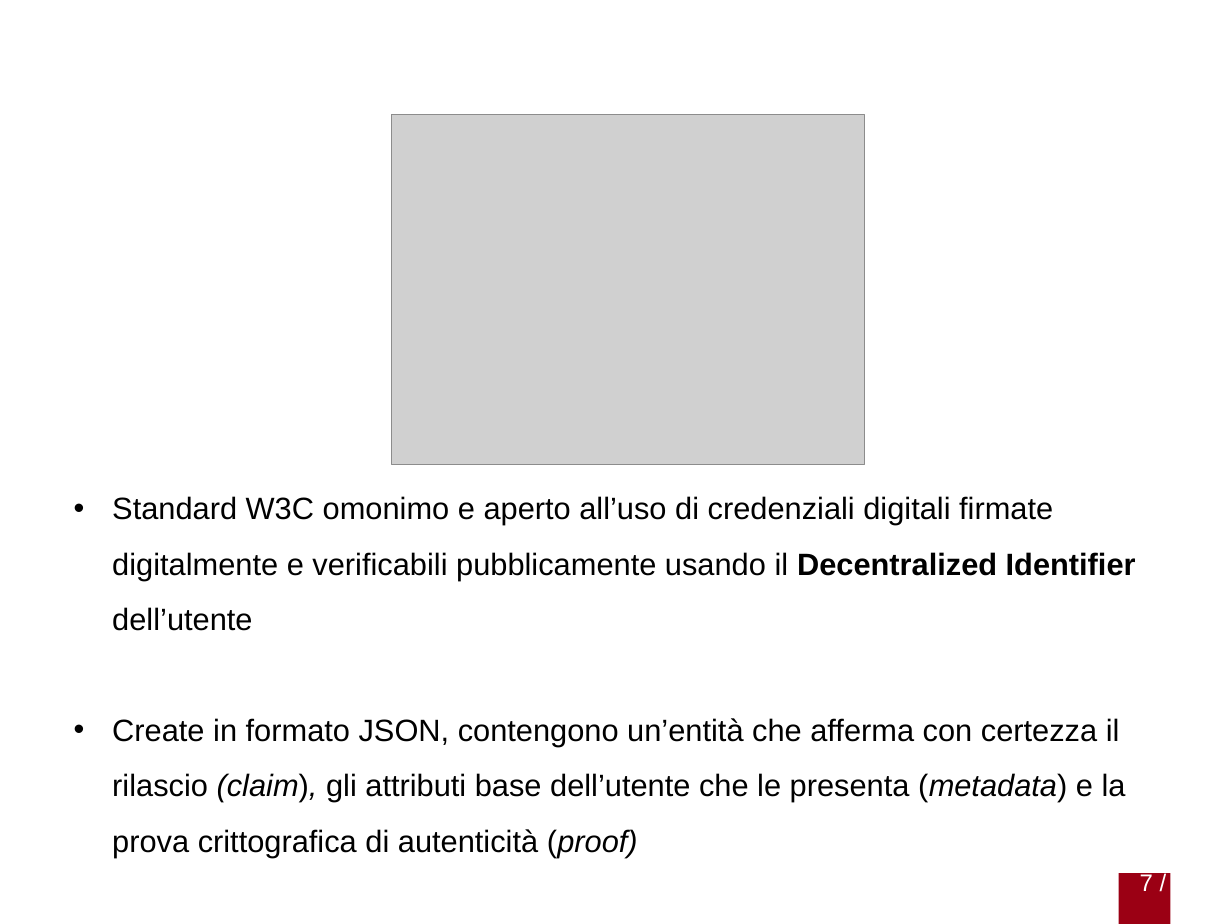
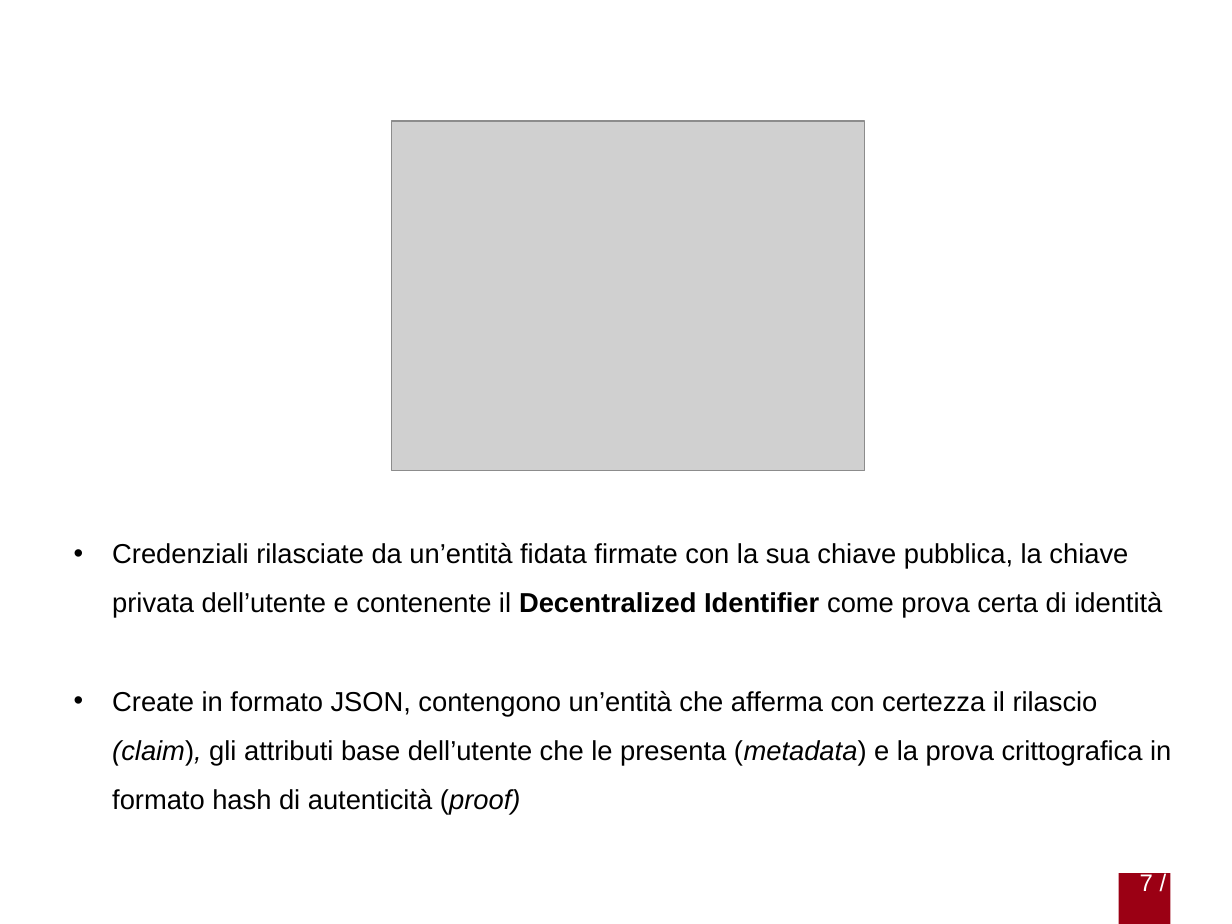
Before and after one commit to gabrielrovesti/Stage-e-Tesi-Triennale-UniPD, a slide deck: slide 7 of Presentazione/Presentazione Gabriel Rovesti.pptx. Drawn at 1232x924 pixels with LibreOffice and Linux fonts; fonts in the diff are those of the drawing; grey boxes stand for pictures; background and template pictures are left out. Boxes give left, top, right and bottom in pixels: in the first picture for what was removed or moved away, otherwise in the second. Text is boxed around its words. In the diff, an @@ line names an element or a change of style, - is before the commit and + after.

```diff
--- a/Presentazione/Presentazione Gabriel Rovesti.pptx
+++ b/Presentazione/Presentazione Gabriel Rovesti.pptx
@@ picture: place and size @@
-picture at [392, 115, 865, 464]
+picture at [392, 121, 865, 471]
@@ text at [112, 543, 1171, 815]: text changed; size 18 to 16 pt @@
-• Standard W3C omonimo e aperto all’uso di credenziali digitali firmate digitalmente e verificabili pubblicamente usando il Decentralized Identifier dell’utente
-• Create in formato JSON, contengono un’entità che afferma con certezza il rilascio (claim), gli attributi base dell’utente che le presenta (metadata) e la prova crittografica di autenticità (proof)
+• Credenziali rilasciate da un’entità fidata firmate con la sua chiave pubblica, la chiave privata dell’utente e contenente il Decentralized Identifier come prova certa di identità
+• Create in formato JSON, contengono un’entità che afferma con certezza il rilascio (claim), gli attributi base dell’utente che le presenta (metadata) e la prova crittografica in formato hash di autenticità (proof)
```
Also in this commit, not shown: 8 other slides changed, 5 other files.
